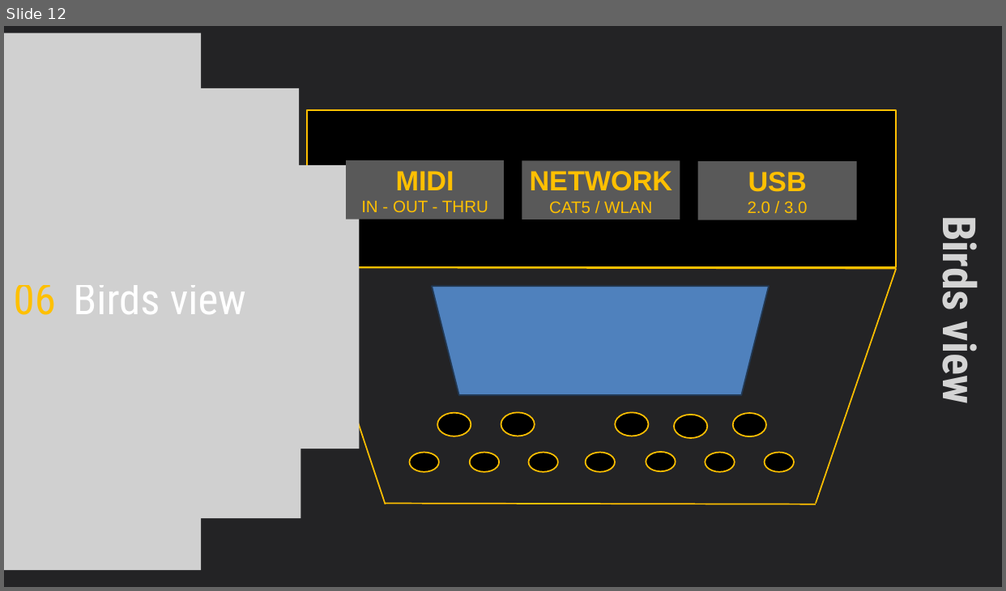
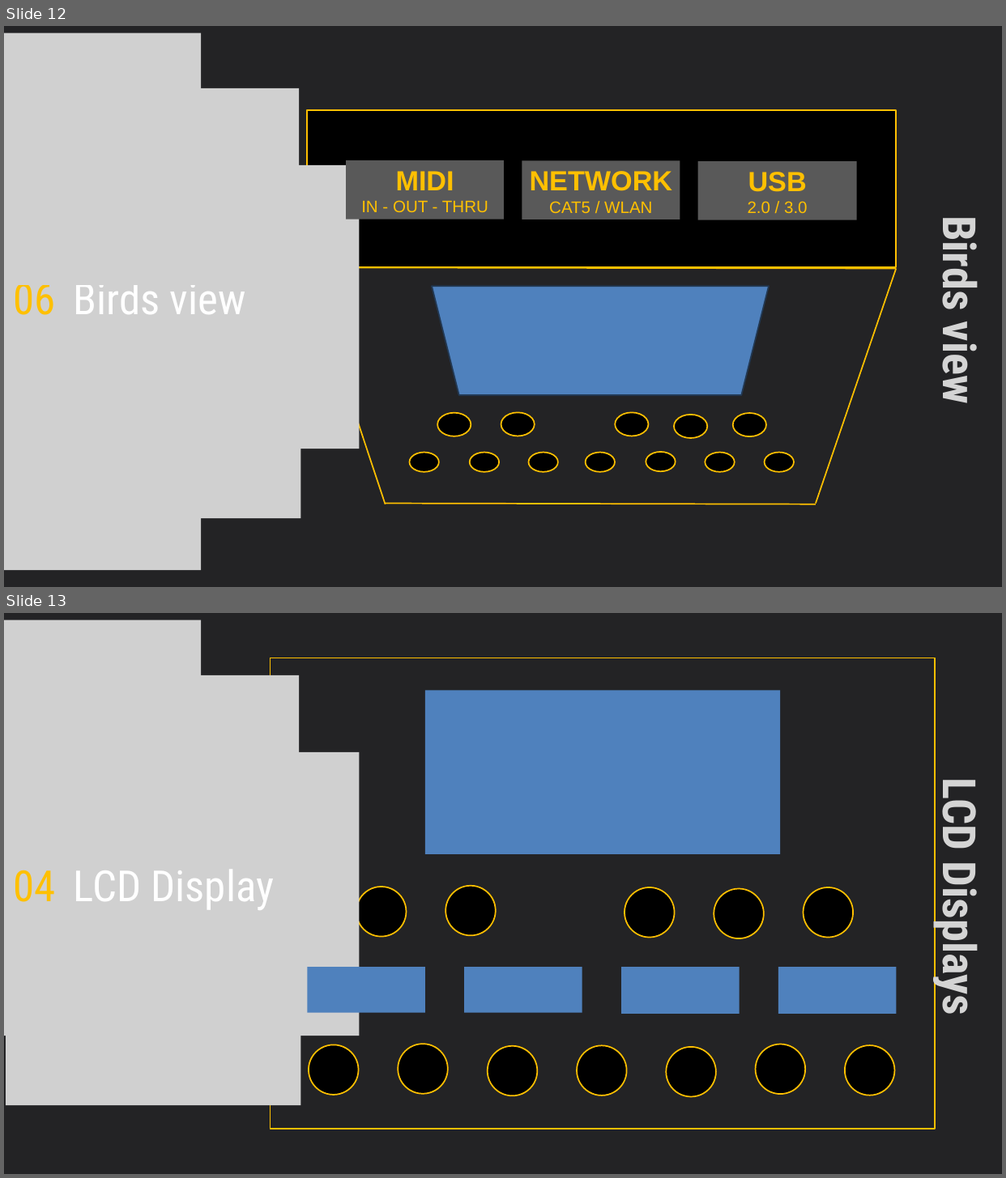
Before and after one commit to jens-goes-mad/diy-pedalboard, a slide deck: documentation/DIY-Pedalboard_01-11.pptx. Shown one above the other, each under a label of ours: slide 12 before the commit, slides 12 and 13 after it. The pictures are 1006x591 and 1006x1178 pixels, drawn with LibreOffice and Linux fonts; fonts in the diff are those of the drawing; grey boxes stand for pictures. Boxes give left, top, right and bottom in pixels: in the first picture for what was removed or moved away, otherwise in the second. Text is boxed around its words. In the diff, an @@ line names an element or a change of style, - is before the commit and + after.

```diff
--- a/documentation/DIY-Pedalboard_01-11.pptx
+++ b/documentation/DIY-Pedalboard_01-11.pptx
@@ slide 13 added at (4, 613, 1002, 1174), background #232325 @@
@@ picture added at (4, 620, 201, 755) @@
@@ rectangle added at (270, 658, 935, 1129), outline #FFC000 2 pt @@
@@ picture added at (4, 675, 299, 872) @@
@@ rectangle added at (425, 690, 780, 854), fill #4F81BD @@
@@ picture added at (4, 752, 360, 1036) @@
@@ text added at (931, 785, 991, 1011), 66 pt, text #D4D4D4, bold @@
+LCD Displays
@@ text added at (14, 871, 56, 902), 62 pt, text #FFC000 @@
+04
@@ text added at (73, 870, 274, 910), 62 pt, text #FFFFFF @@
+LCD Display
@@ ellipse added at (356, 887, 406, 937), fill #000000, outline #FFC000 2 pt @@
@@ ellipse added at (445, 886, 496, 936), fill #000000, outline #FFC000 2 pt @@
@@ ellipse added at (624, 888, 675, 937), fill #000000, outline #FFC000 2 pt @@
@@ ellipse added at (714, 889, 764, 939), fill #000000, outline #FFC000 2 pt @@
@@ ellipse added at (803, 888, 853, 937), fill #000000, outline #FFC000 2 pt @@
@@ picture added at (6, 909, 300, 1105) @@
@@ rectangle added at (308, 967, 425, 1013), fill #4F81BD @@
@@ rectangle added at (464, 967, 582, 1013), fill #4F81BD @@
@@ rectangle added at (621, 967, 739, 1014), fill #4F81BD @@
@@ rectangle added at (778, 967, 896, 1014), fill #4F81BD @@
@@ ellipse added at (309, 1045, 358, 1095), fill #000000, outline #FFC000 2 pt @@
@@ ellipse added at (398, 1044, 448, 1094), fill #000000, outline #FFC000 2 pt @@
@@ ellipse added at (488, 1046, 538, 1096), fill #000000, outline #FFC000 2 pt @@
@@ ellipse added at (577, 1046, 627, 1096), fill #000000, outline #FFC000 2 pt @@
@@ ellipse added at (666, 1047, 716, 1097), fill #000000, outline #FFC000 2 pt @@
@@ ellipse added at (756, 1044, 805, 1094), fill #000000, outline #FFC000 2 pt @@
@@ ellipse added at (845, 1046, 895, 1096), fill #000000, outline #FFC000 2 pt @@
```
Also in this commit, not shown: 15 other files.
